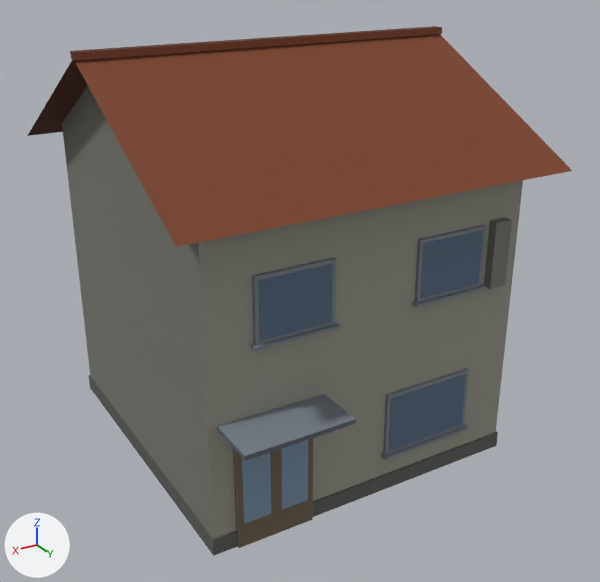
Before and after pictures for a commit that changed the FBX model Assets/Art/Models/Buildings/House_B.fbx.
Rendered twice from a camera (50 mm lens) standing at (7.29, 9.81, 9.14) and looking at (-0.09, -2.49, 2.99). The axes (+X, +Y, +Z) are drawn at lower left. The lights are the same throughout. The picture after the commit comes second. Where no turn or scale is listed for an object, it has been applied to the vertices. Vertices at exactly the same position are counted once.

The older version as bpy lines, for what is in view:
```python
ob_door_001 = bpy.data.objects.new('Door.001', me_door_001)
ob_door_001.location = (0.0, 0.0, 0.0)
ob_doorglass_001 = bpy.data.objects.new('DoorGlass.001', me_doorglass_001)
ob_doorglass_001.location = (0.0, 0.0, 0.0)
ob_gables_001 = bpy.data.objects.new('Gables.001', me_gables_001)
ob_gables_001.location = (0.0, 0.0, 0.0)
ob_hood_001 = bpy.data.objects.new('Hood.001', me_hood_001)
ob_hood_001.location = (0.0, 0.0, 0.0)
ob_roof_001 = bpy.data.objects.new('Roof.001', me_roof_001)
ob_roof_001.location = (0.0, 0.0, 0.0)
ob_win1frame_001 = bpy.data.objects.new('Win1Frame.001', me_win1frame_001)
ob_win1frame_001.location = (0.0, 0.0, 0.0)
ob_win1glass_001 = bpy.data.objects.new('Win1Glass.001', me_win1glass_001)
ob_win1glass_001.location = (0.0, 0.0, 0.0)
ob_win2frame_001 = bpy.data.objects.new('Win2Frame.001', me_win2frame_001)
ob_win2frame_001.location = (0.0, 0.0, 0.0)
ob_win2glass_001 = bpy.data.objects.new('Win2Glass.001', me_win2glass_001)
ob_win2glass_001.location = (0.0, 0.0, 0.0)
# also in view: 'Body.001' at (0.0, -3.1, 2.9); 'Shutterbox.001' at (-2.5, 0.08, 4.1); 'Footing.001' at (0.0, -3.1, 0.15)
```
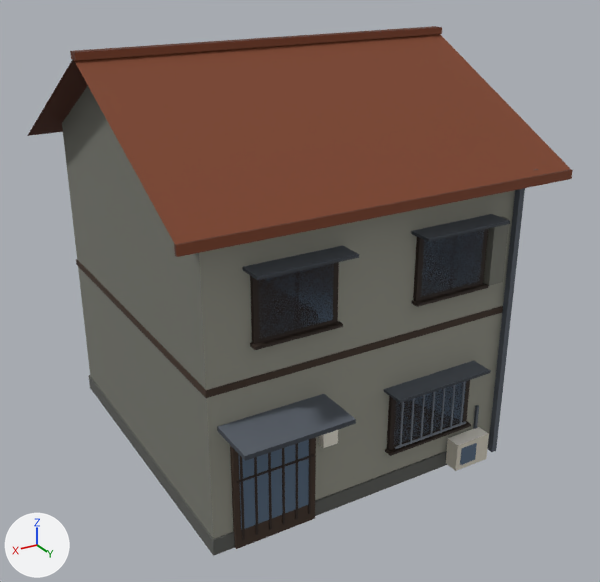
Pixel boxes [x1, y1, x2, y2] of what changed, in the pictures (600 x 582 px):
'Roof.001', reshaped: before [27, 26, 572, 247]; after [27, 26, 573, 257]
'WinFrame.001', added: after [250, 229, 489, 456]
'Win2Glass.001', deleted (blue): before [258, 230, 483, 341]
'Glass.001', added: after [239, 230, 484, 530]
'Hoods.001', added: after [242, 214, 510, 403]
'Win1Glass.001', deleted (blue): before [389, 374, 466, 451]
'Door.001', rescaled (7% wider): before [233, 438, 313, 548]; after [230, 437, 316, 549]
'DoorGlass.001', deleted (blue): before [242, 440, 308, 524]
'Win2Frame.001', deleted: before [251, 225, 486, 351]
'Belt.001', added: after [76, 259, 503, 398]
'LitGlass.001', added: after [259, 263, 466, 445]
'Pipes.001', added: after [473, 169, 538, 452]
'Win1Frame.001', deleted: before [381, 368, 469, 460]
'DoorGrid.001', added: after [237, 439, 314, 540]
'AirCon.001', added: after [446, 427, 489, 471]
'Grilles.001', added: after [395, 382, 466, 449]
'Meters.001', added: after [319, 430, 338, 448]
part 2 of me_roof_001, added: after [174, 169, 573, 257]
part 3 of me_hood_001, surface changed (darker): [217, 394, 356, 461] in both

Diff of the bpy script that builds the scene:
```diff
--- a/Assets/Art/Models/Buildings/House_B.fbx.py
+++ b/Assets/Art/Models/Buildings/House_B.fbx.py
@@ me_door_001 @@
-me_door_001.from_pydata(...)  # 8 vertices, 6 faces; spans x 1.2..2.6, y 0.0..0.08, z 0.0..2.0
+me_door_001.from_pydata(...)  # 8 vertices, 6 faces; spans x 1.15..2.65, y 0.0..0.08, z 0.0..2.0
+# me_door_001 part 1: the whole mesh is scaled about its middle by (1.07, 1, 1)
 me_door_001.materials.append(mat_km_palettemat)
@@ me_hood_001 @@
 me_hood_001.from_pydata(...)  # 8 vertices, 6 faces; spans x 0.95..2.85, y 0.0..0.9, z 2.26..2.34
+# me_hood_001 part 3: texture (UV) coordinates of 6 of 6 faces, centred in x 0.95..2.85, y 0.0..0.9, z 2.26..2.34, changed; they spanned u 0.15..0.35, v 0.91..0.91 and now span u 0.05..0.25, v 0.91..0.91
 me_hood_001.materials.append(mat_km_palettemat)
@@ me_roof_001 @@
-me_roof_001.from_pydata(...)  # 14 vertices, 8 faces; spans x -3.55..3.55, y -6.75..0.55, z 5.52..7.5
+me_roof_001.from_pydata(...)  # 22 vertices, 14 faces; spans x -3.55..3.55, y -6.75..0.55, z 5.38..7.5
+# me_roof_001 part 2: a new loose piece, a box spanning x -3.55..3.55, y 0.49..0.55, z 5.376..5.536, in mat_km_palettemat (picture img_km_palette_png)
 me_roof_001.materials.append(mat_km_palettemat)
@@ ob_doorglass_001 @@
-ob_doorglass_001 = bpy.data.objects.new('DoorGlass.001', me_doorglass_001)
@@ ob_win2glass_001 @@
-ob_win2glass_001 = bpy.data.objects.new('Win2Glass.001', me_win2glass_001)
@@ ob_win1frame_001 @@
-ob_win1frame_001 = bpy.data.objects.new('Win1Frame.001', me_win1frame_001)
@@ ob_win1glass_001 @@
-ob_win1glass_001 = bpy.data.objects.new('Win1Glass.001', me_win1glass_001)
@@ ob_win2frame_001 @@
-ob_win2frame_001 = bpy.data.objects.new('Win2Frame.001', me_win2frame_001)
@@ ob_doorgrid_001 @@
+ob_doorgrid_001 = bpy.data.objects.new('DoorGrid.001', me_doorgrid_001)  # a box spanning x 2.5..2.54, y 0.08..0.1, z 0.15..1.95; a box spanning x 2.25..2.29, y 0.08..0.1, z 0.15..1.95; a box spanning x 2.0..2.04, y 0.08..0.1, z 0.15..1.95; a box spanning x 1.75..1.79, y 0.08..0.1, z 0.15..1.95; a box spanning x 1.5..1.54, y 0.08..0.1, z 0.15..1.95; a box spanning x 1.25..1.29, y 0.08..0.1, z 0.15..1.95; a box spanning x 1.2..2.6, y 0.08..0.1, z 1.28..1.32; in mat_km_palettemat (picture img_km_palette_png)
+ob_doorgrid_001.location = (0.0, 0.0, 0.0)
@@ ob_belt_001 @@
+ob_belt_001 = bpy.data.objects.new('Belt.001', me_belt_001)  # a box spanning x -3.02..3.02, y -6.22..0.02, z 2.89..3.01; in mat_km_palettemat (picture img_km_palette_png)
+ob_belt_001.location = (0.0, 0.0, 0.0)
@@ ob_winframe_001 @@
+ob_winframe_001 = bpy.data.objects.new('WinFrame.001', me_winframe_001)  # 72 vertices, 54 faces; spans x -2.27..2.27, y 0.0..0.17, z 0.8..4.73; in mat_km_palettemat (picture img_km_palette_png)
+ob_winframe_001.location = (0.0, 0.0, 0.0)
@@ ob_hoods_001 @@
+ob_hoods_001 = bpy.data.objects.new('Hoods.001', me_hoods_001)  # a box spanning x -2.25..-0.25, y 0.0..0.44, z 2.02..2.06; a box spanning x 0.65..2.35, y 0.0..0.44, z 4.76..4.82; a box spanning x -2.35..-0.65, y 0.0..0.44, z 4.76..4.82; in mat_km_palettemat (picture img_km_palette_png)
+ob_hoods_001.location = (0.0, 0.0, 0.0)
@@ ob_grilles_001 @@
+ob_grilles_001 = bpy.data.objects.new('Grilles.001', me_grilles_001)  # 72 vertices, 54 faces; spans x -2.05..-0.45, y 0.12..0.16, z 0.88..1.92; in mat_km_palettemat (picture img_km_palette_png)
+ob_grilles_001.location = (0.0, 0.0, 0.0)
@@ ob_meters_001 @@
+ob_meters_001 = bpy.data.objects.new('Meters.001', me_meters_001)  # a box spanning x 0.76..1.04, y 0.0..0.14, z 1.41..1.79; in mat_km_palettemat (picture img_km_palette_png)
+ob_meters_001.location = (0.0, 0.0, 0.0)
@@ ob_glass_001 @@
+ob_glass_001 = bpy.data.objects.new('Glass.001', me_glass_001)  # 24 vertices, 18 faces; spans x -2.18..2.55, y 0.07..0.35, z 0.17..4.64; in mat_km_palettemat (picture img_km_palette_png)
+ob_glass_001.location = (0.0, 0.0, 0.0)
@@ ob_litglass_001 @@
+ob_litglass_001 = bpy.data.objects.new('LitGlass.001', me_litglass_001)  # 16 vertices, 12 faces; spans x -2.04..2.14, y 0.07..0.08, z 0.91..4.64; in mat_km_palettemat (picture img_km_palette_png)
+ob_litglass_001.location = (0.0, 0.0, 0.0)
@@ ob_aircon_001 @@
+ob_aircon_001 = bpy.data.objects.new('AirCon.001', me_aircon_001)  # a box spanning x -2.475..-1.725, y 0.06..0.34, z 0.075..0.625; in mat_km_palettemat (picture img_km_palette_png)
+ob_aircon_001.location = (0.0, 0.0, 0.0)
@@ ob_pipes_001 @@
+ob_pipes_001 = bpy.data.objects.new('Pipes.001', me_pipes_001)  # 24 vertices, 18 faces; spans x -2.9..-2.38, y 0.02..0.4, z 0.0..5.6; in mat_km_palettemat (picture img_km_palette_png)
+ob_pipes_001.location = (0.0, 0.0, 0.0)
```
